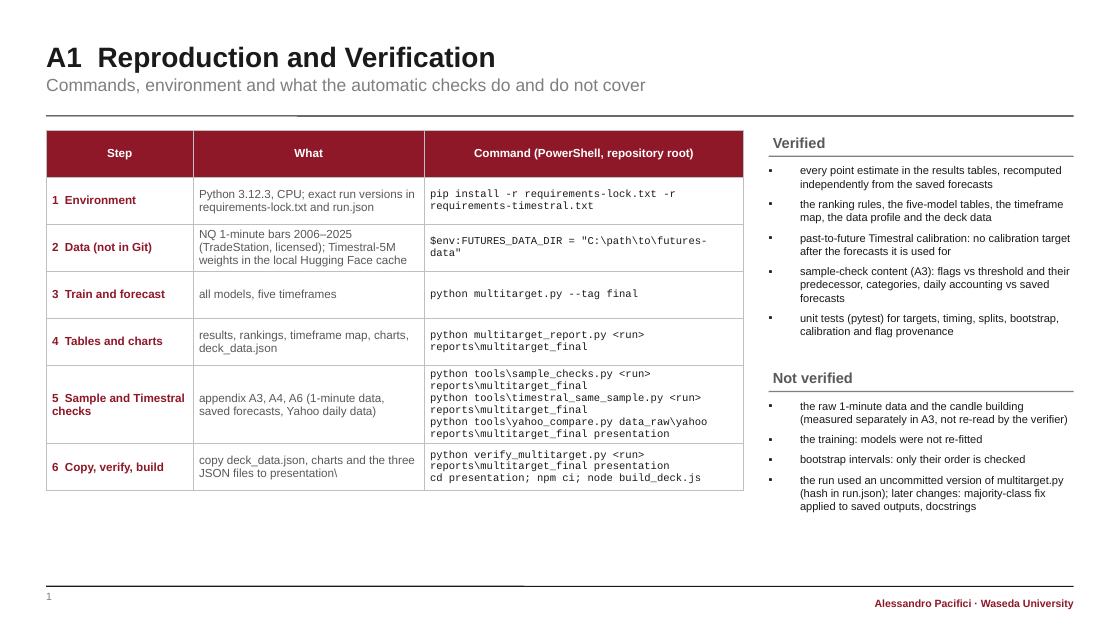
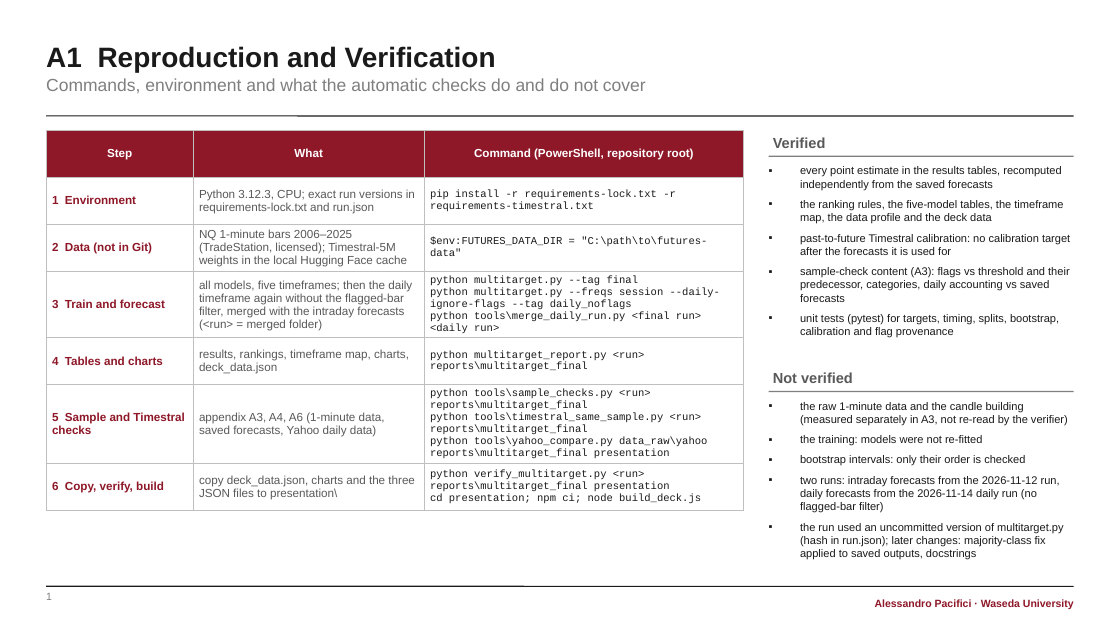
Before and after one commit to Paciooo/Project_ai_ML_bigdata, a slide deck: slide 1 of presentation/NASDAQ_multitarget_appendix.pptx. Drawn at 1120x630 pixels with LibreOffice and Linux fonts; fonts in the diff are those of the drawing. Boxes give left, top, right and bottom in pixels: in the first picture for what was removed or moved away, otherwise in the second. Text is boxed around its words. In the diff, an @@ line names an element or a change of style, - is before the commit and + after.

```diff
--- a/presentation/NASDAQ_multitarget_appendix.pptx
+++ b/presentation/NASDAQ_multitarget_appendix.pptx
@@ table at (46, 130, 744, 507) @@
-row 4, column 2: all models, five timeframes
+row 4, column 2: all models, five timeframes; then the daily timeframe again without the flagged-bar filter, merged with the intraday forecasts (<run> = merged folder)
-row 4, column 3: python multitarget.py --tag final
+row 4, column 3: python multitarget.py --tag final / python multitarget.py --freqs session --daily-ignore-flags --tag daily_noflags / python tools\merge_daily_run.py <final run> <daily run>
@@ text at (800, 476, 1060, 513): paragraph added @@
+▪ two runs: intraday forecasts from the 2026-11-12 run, daily forecasts from the 2026-11-14 daily run (no flagged-bar filter)
```
Also in this commit, not shown: 4 other slides changed, 34 other files.
